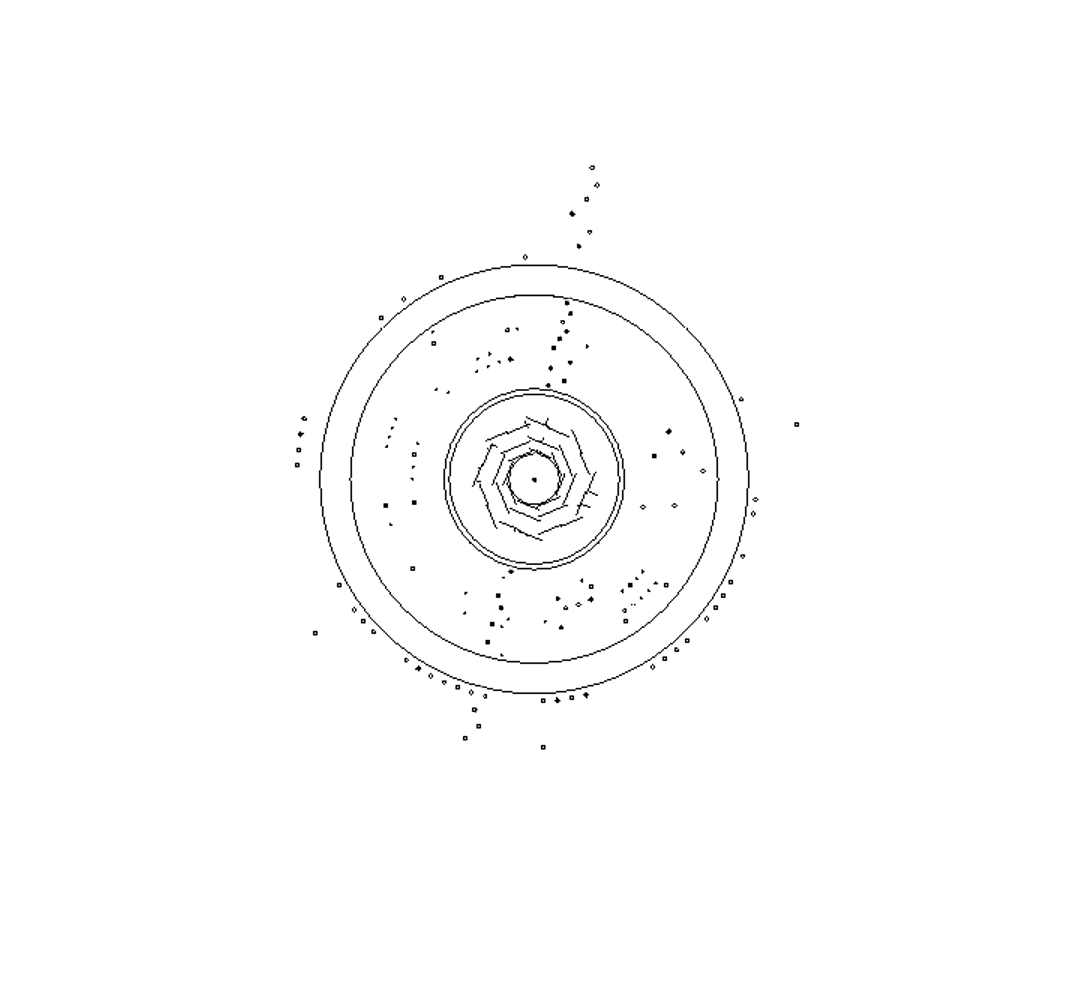
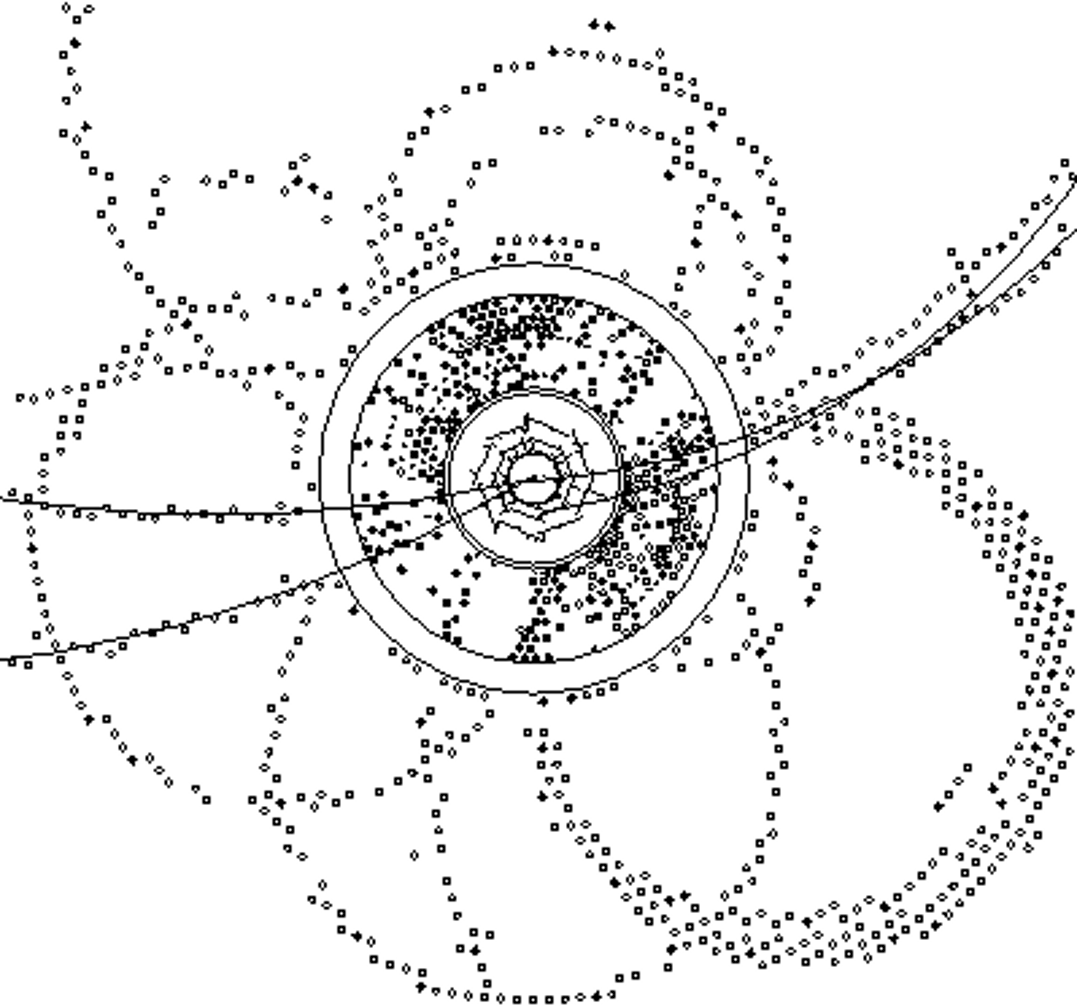
Comparing the layer stacks of the two 1077 x 1006 images. Changes:
showed "4" over [0, 1, 1077, 1005]
showed "3" over [30, 39, 996, 903]
showed "2", painted on it over [253, 101, 825, 758]
showed "1", painted on it over [0, 1, 1077, 1005]
added layer "Layer #1" above "Layer copy" over [452, 158, 611, 752]
